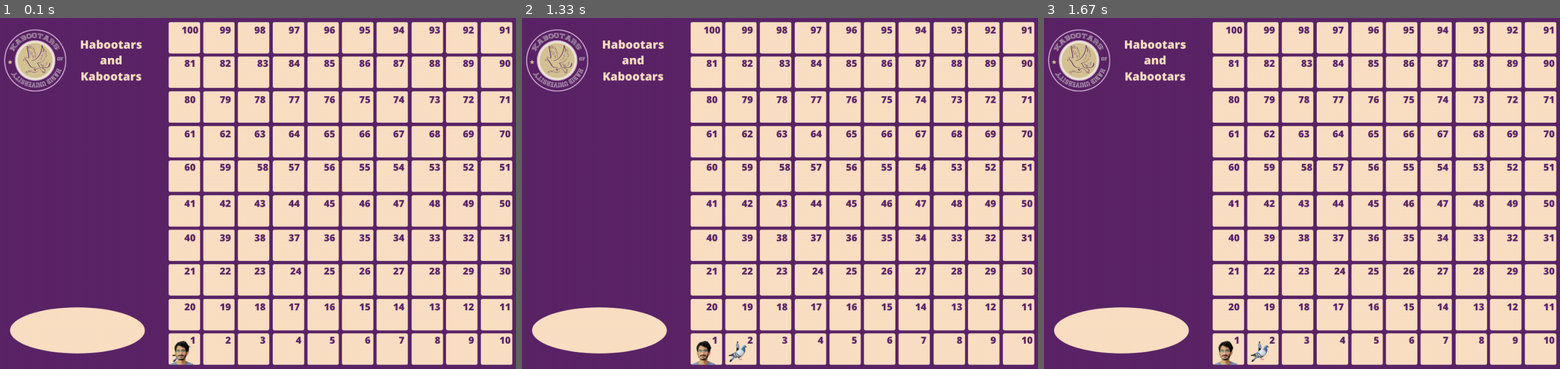
Above: before the commit, frames 1-3 (left to right).
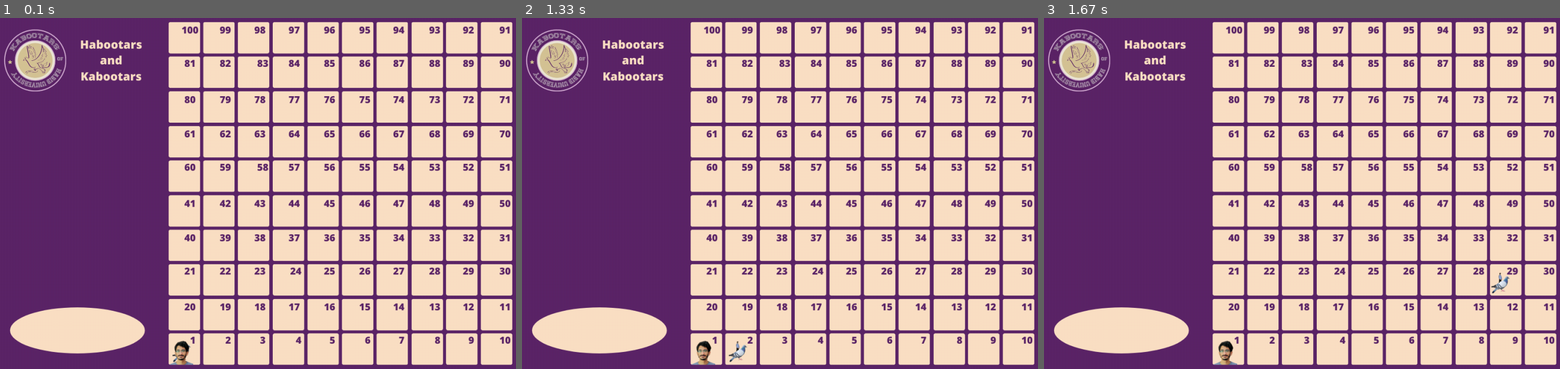
Above: after the commit, the same moments.

Repository: SudaisX/Snakes-and-Kabootars
Game: pygame game, started from main.py
Same seed, same stepped clock (60 frames per second), same inputs: the game is played once before the commit and once after it.
Inputs:
- Up to frame 1 (0.1 s): type "2 (at the terminal prompt)" at 0 s
- Up to frame 2 (1.33 s): tap Space at 0.33 s
- Up to frame 3 (1.67 s): no input

Frames 1-2 are identical in both runs. In frame 3, 0.2% of the frame differs, in the area x 39-91%, y 72-99%.

Commit message:
Update main.py

Diff:
--- a/main.py
+++ b/main.py
@@ -14,6 +14,9 @@
         #Initialise the 100 board tile nodes
         self.board.addNodes([i for i in range(101)])
 
+        #Position of each tile
+        self.position = self.__FindTilePositions()
+
         #Create a board with nth tile connecting to n+1th tile
         self.__CreateTileEdges()
 
@@ -23,18 +26,22 @@
         #Add Snake Edges
         self.__addSnakes()
 
+        pprint(self.board.graph)
+
     # A private method to create tiles
     def __CreateTileEdges(self):
-        position = self.__FindTilePositions()
         edges = []
 
         for n in range(100):
-            edges.append((n, n+1, position[n+1]))
+            edges.append((n, n+1, self.position[n+1]))
         self.board.addEdges(edges, True)
 
     #function to add kabootars
     def __addKabootars(self):
-        kabootars = []
+        kabootars = [(5, 15, self.position[15]),
+                    (2, 28, self.position[28]),
+                    (12, 29, self.position[29]),
+                    (20, 38, self.position[38]),]
         self.board.addEdges(kabootars, True)
 
     #function to add snakes
@@ -89,6 +96,29 @@
         self.y = self.board.graph[self.current_pos][0][1][1]
         self.screen.blit(self.image, (self.x, self.y))
 
+    def onKabootarSnake(self):
+        #Check if it has more than 1 out neighbour
+        if len(self.board.getNeighbours(self.current_pos+1)) > 1:
+            return True
+        return False
+
+    def moveKabootarSnake(self):
+        #Check if it has more than 1 out neighbour
+        KabootarSnake = self.board.getNeighbours(self.current_pos+1)[1]
+        # KabootarSnakePos = self.position[KabootarSnake]
+
+        # gradient = self.__getGradient(self.position[self.current_pos], KabootarSnakePos)
+
+        # print(self.current_pos, self.position[self.current_pos], KabootarSnake, KabootarSnakePos, gradient)
+
+        self.current_pos = KabootarSnake
+
+    def __getGradient(self, node1, node2):
+        x = node2[0] - node1[0]
+        y = node2[1] - node1[1]
+        return (y/x)
+
+
 #Time class
 class Time():
     pass #Time elepased
@@ -144,18 +174,9 @@
         for i in range(total_players):
             self.players.enQueue(Player(i+1))
 
-    def __CreateBoard(self):
-        self.board = Board()
-        snakes = [] #edges for all the snakes
-        kabootars = [(35, 10, (0, 0))] #edges for all the kabootars
-
-        self.board.add_kabootars(kabootars)
-        self.board.add_snakes(snakes)
-
     def DrawScreen(self):
         self.screen.fill((45, 48, 51)) #draw a background of color (r, g, b)
         self.screen.blit(self.background, (0,0)) #draw background image
-
 
 
 game = Game()
@@ -170,6 +191,8 @@
             running = False #sets running to False so the game breaks
         if event.type == pygame.KEYDOWN:
             if event.key == pygame.K_SPACE: #if space pressed then,
+
+                #Move the player
                 num = game.kismat.roll()
                 curr_player = game.players.deQueue()
                 print(f'Player {curr_player.player_num} pressed Space and rolled {num}')
@@ -186,6 +209,19 @@
                     game.DrawScreen()
                 game.players.enQueue(curr_player)
 
+                # Check if current position has a snake or a ladder
+                if curr_player.onKabootarSnake():
+                    time.sleep(0.5)
+                    curr_player.moveKabootarSnake()
+                    for player in game.players.q:
+                        player.draw()
+                        curr_player.draw()
+
+                    pygame.display.update()
+                    game.DrawScreen()
+
+                    print('Standing on a snake/kabootar')
+
     for player in game.players.q:
         player.draw()
 
